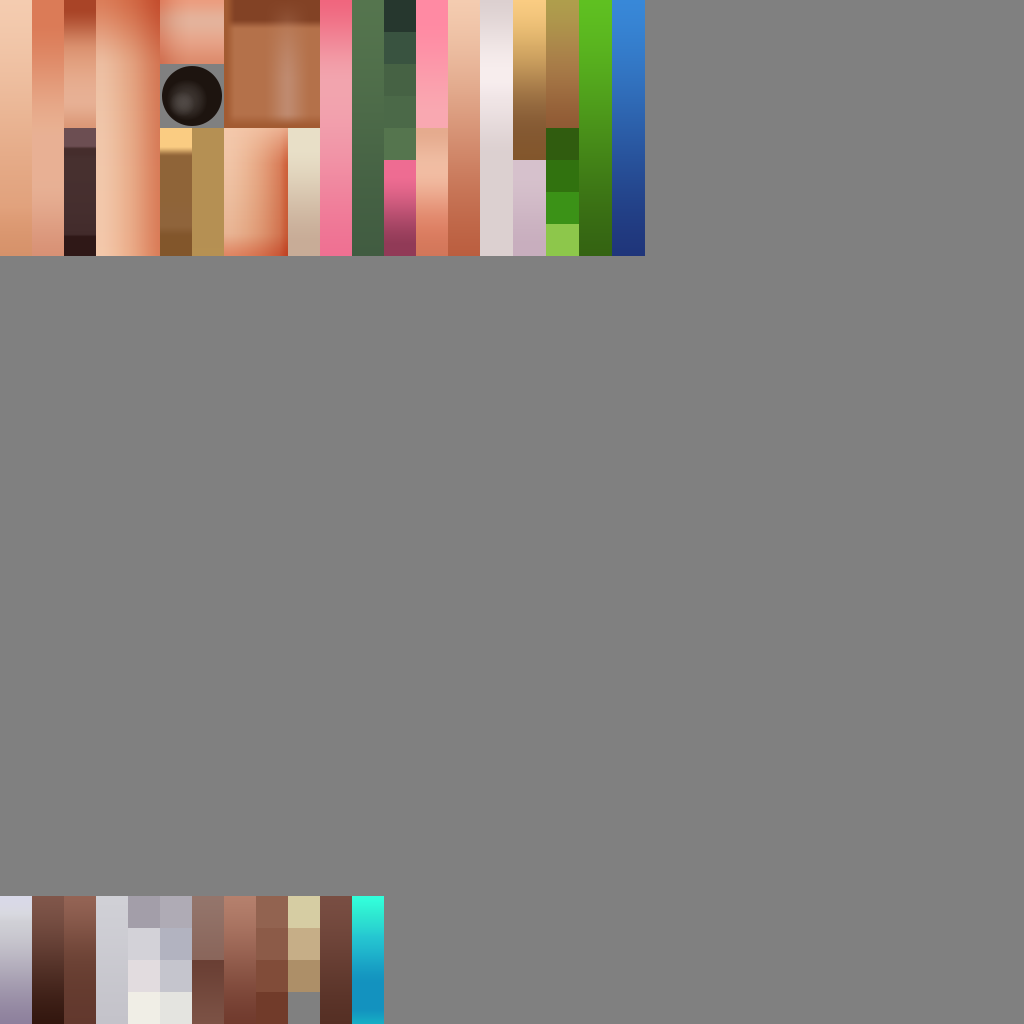
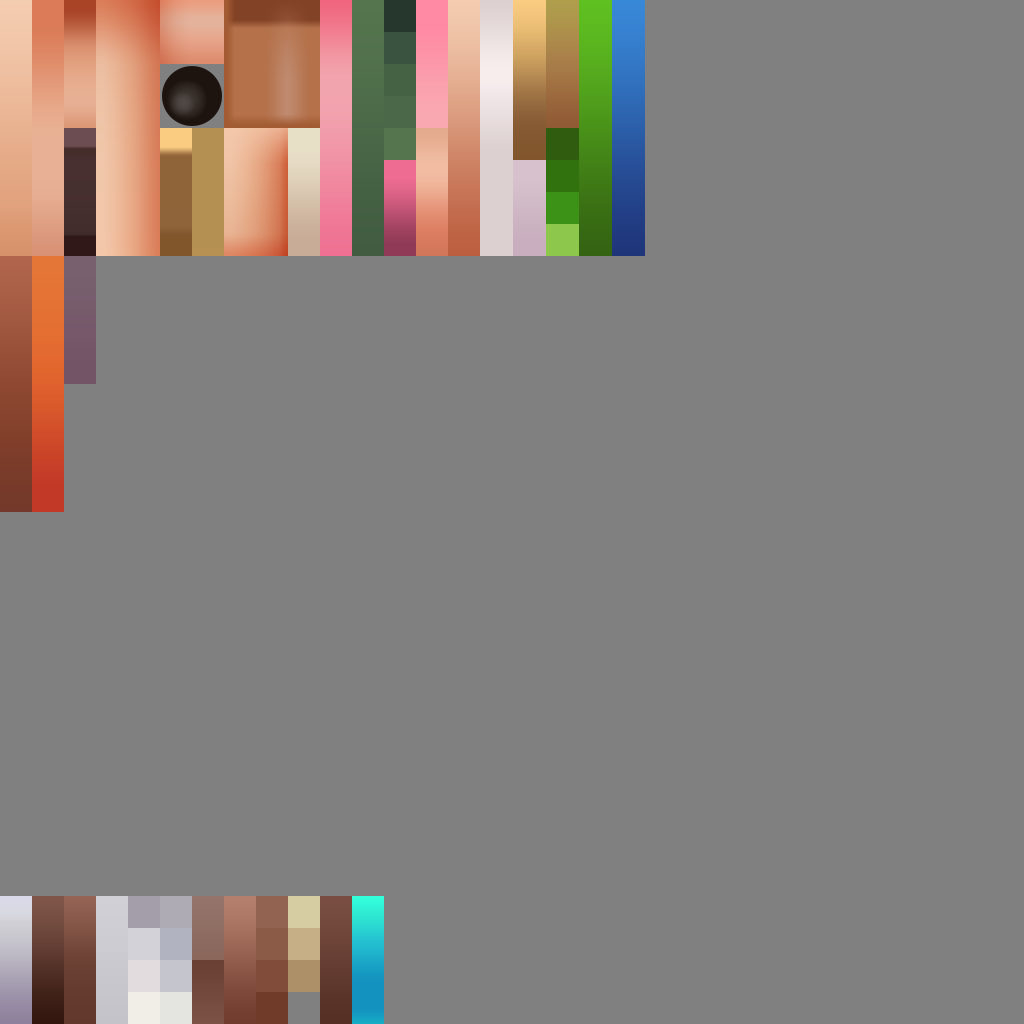
The second 1024 × 1024 image is a revision of the first. Changes to its layers:
added layer "矩形 2 拷贝 15" in group "hero_1" over [0, 256, 32, 512]
added layer "矩形 2 拷贝 17" in group "hero_1" over [64, 256, 96, 384]
added layer "矩形 2 拷贝 16" in group "hero_1" over [32, 256, 64, 512]
